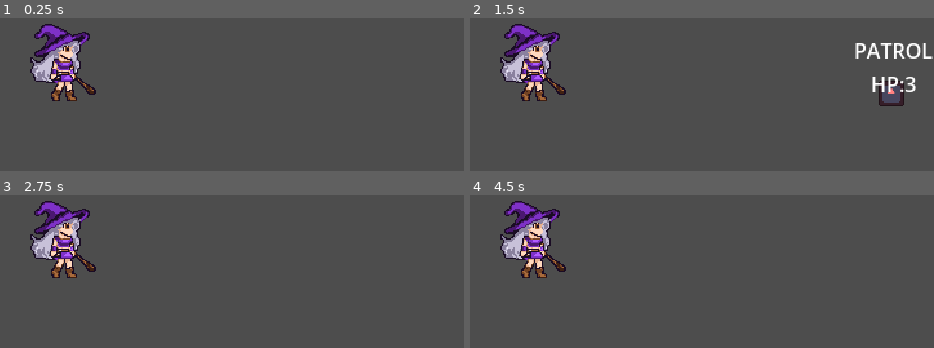
Above: before the commit, frames 1-4 (two rows, left to right).
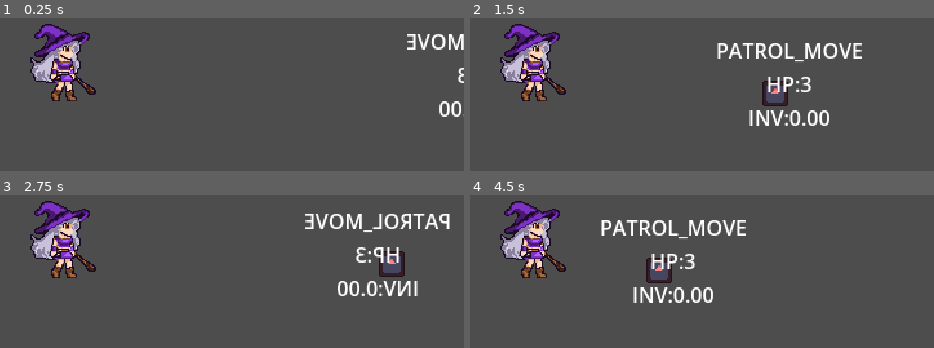
Above: after the commit, the same moments.

Repository: komura-athushi/The-Witch-s-Strange-Adventure
Game: Godot game, scene res://assets/levels/stages/SuwanEnemyTest.tscn
Two runs of this game, one before a commit and one after it. Both use one fixed random seed, a clock stepped at 60 frames per second and the inputs below. This scene is started directly instead of the project's main scene. The engine's default icon, where the game draws it, is replaced by a stand-in: a white triangle on a blue panel in a dark square.
Inputs (mouse positions are in pixels of both pictures, inside the frame that each line leads up to):
- Up to frame 1 (0.25 s): no input
- Up to frame 2 (1.5 s): move the mouse to (outside the picture) at 0.52 s; hold D (move_right) 0.53-1.25 s; click (outside the picture) at 0.67 s; tap Space (jump) at 0.77 s; drag from (outside the picture) to (534, 71) at 1.27 s
- Up to frame 3 (2.75 s): move the mouse to (outside the picture) at 2.02 s; hold A (move_left) from 2.03 s (still down)
- Up to frame 4 (4.5 s): release A (move_left) at 2.75 s; drag from (493, 260) to (outside the picture) at 2.77 s; move the mouse to (776, 237) at 3.52 s; hold D (move_right) 3.53-4.25 s; tap Space (jump) at 3.77 s; drag from (outside the picture) to (534, 248) at 4.27 s

The runs differ from the first frame. In frame 1, 1.1% of the frame differs, in the area x 87-100%, y 10-65%; in frame 2, 4.9%, in the area x 53-100%, y 16-71%; in frame 3, 3.2%; in frame 4, 3.4%.

Commit message:
Rework enemy AI to unified state machine spec with invincibility and fade

Diff:
--- a/assets/characters/enemies/BaseEnemy.gd
+++ b/assets/characters/enemies/BaseEnemy.gd
@@ -4,30 +4,107 @@
 signal died(enemy: BaseEnemy)
 signal damaged(amount: int, current_hp: int)
 
-@export var max_hp: int = 1
+@export var max_hp: int = 3
 @export var contact_damage: int = 1
-@export var move_speed: float = 40.0
+@export var move_speed: float = 30.0
 @export var gravity_scale: float = 1.0
-@export var facing_right: bool = true
+@export var facing_right: bool = false
+
+@export var patrol_move_time: float = 5.0
+@export var patrol_wait_time: float = 1.0
+@export var damage_invincible_time: float = 1.0
+
+@export var thrown_object_min_speed: float = 80.0
+@export var thrown_object_damage: int = 1
+
+@export var death_freeze_time: float = 2.0
+@export var fade_out_time: float = 0.6
+
+enum State {
+	PATROL_MOVE,
+	PATROL_WAIT,
+	DEAD,
+	FADING,
+}
 
 var hp: int
 var is_dead: bool = false
-var state_name: String = ""
+var state: State = State.PATROL_MOVE
+var state_timer: float = 0.0
+var invincible_timer: float = 0.0
 
 @onready var debug_label: Label = $DebugLabel
 
 func _ready() -> void:
 	hp = max_hp
 	update_facing(facing_right)
+	_change_state(State.PATROL_MOVE)
+
+func _physics_process(delta: float) -> void:
+	_update_invincibility(delta)
+
+	match state:
+		State.PATROL_MOVE:
+			_process_patrol_move(delta)
+		State.PATROL_WAIT:
+			_process_patrol_wait(delta)
+		State.DEAD:
+			_process_dead(delta)
+		State.FADING:
+			_process_fading(delta)
+
+	if state == State.PATROL_MOVE or state == State.PATROL_WAIT:
+		apply_gravity(delta)
+		move_and_slide()
+		_process_contact_interactions()
+
 	_update_debug_label()
 
-func _physics_process(delta: float) -> void:
-	if is_dead:
+func _process_patrol_move(delta: float) -> void:
+	state_timer -= delta
+	if is_on_wall():
+		_turn_around()
+	move_horizontal(1.0 if facing_right else -1.0, move_speed)
+	if state_timer <= 0.0:
+		_change_state(State.PATROL_WAIT)
+
+func _process_patrol_wait(delta: float) -> void:
+	state_timer -= delta
+	stop_horizontal()
+	if state_timer <= 0.0:
+		_turn_around()
+		_change_state(State.PATROL_MOVE)
+
+func _process_dead(delta: float) -> void:
+	state_timer -= delta
+	if state_timer <= 0.0:
+		_change_state(State.FADING)
+
+func _process_fading(delta: float) -> void:
+	if fade_out_time <= 0.0:
+		queue_free()
 		return
-	apply_gravity(delta)
-	move_and_slide()
-	deal_contact_damage_to_player()
-	_update_debug_label()
+	state_timer -= delta
+	var alpha := clamp(state_timer / fade_out_time, 0.0, 1.0)
+	modulate.a = alpha
+	if state_timer <= 0.0:
+		queue_free()
+
+func _change_state(next_state: State) -> void:
+	state = next_state
+	match state:
+		State.PATROL_MOVE:
+			state_timer = patrol_move_time
+			_set_state_name("PATROL_MOVE")
+		State.PATROL_WAIT:
+			state_timer = patrol_wait_time
+			_set_state_name("PATROL_WAIT")
+		State.DEAD:
+			state_timer = death_freeze_time
+			_set_state_name("DEAD")
+		State.FADING:
+			state_timer = fade_out_time
+			_set_state_name("FADING")
 
 func apply_gravity(delta: float) -> void:
 	if is_on_floor():
@@ -35,11 +112,9 @@
 	velocity.y += _get_gravity_value() * gravity_scale * delta
 
 func move_horizontal(direction: float, speed: float = move_speed) -> void:
-	if is_dead:
-		return
 	velocity.x = direction * speed
 	if absf(direction) > 0.01:
-		update_facing(direction > 0)
+		update_facing(direction > 0.0)
 
 func stop_horizontal() -> void:
 	velocity.x = 0.0
@@ -48,14 +123,13 @@
 	facing_right = should_face_right
 	scale.x = absf(scale.x) if facing_right else -absf(scale.x)
 
-func set_state_name(next_state_name: String) -> void:
-	state_name = next_state_name
-	_update_debug_label()
-
 func take_damage(amount: int) -> void:
 	if is_dead:
 		return
+	if invincible_timer > 0.0:
+		return
 	hp -= amount
+	invincible_timer = damage_invincible_time
 	damaged.emit(amount, hp)
 	if hp <= 0:
 		die()
@@ -64,32 +138,61 @@
 	if is_dead:
 		return
 	is_dead = true
-	set_state_name("DEAD")
-	set_physics_process(false)
-	hide()
+	velocity = Vector2.ZERO
+	set_physics_process(true)
+	_change_state(State.DEAD)
 	died.emit(self)
-	queue_free()
 
-func deal_contact_damage_to_player() -> void:
+func _process_contact_interactions() -> void:
 	for i in range(get_slide_collision_count()):
 		var collision := get_slide_collision(i)
 		var body := collision.get_collider() as Node
 		if body == null:
 			continue
+
 		if body.is_in_group("Player") and body.has_method("take_damage"):
 			body.take_damage(contact_damage)
 			continue
 
-		if body is PickupItem:
-			var item := body as PickupItem
-			if item.is_damaging_enemy():
-				take_damage(item.get_thrown_damage())
-				item.consume_enemy_hit()
+		if _is_moving_damage_object(body):
+			take_damage(thrown_object_damage)
+
+func _is_moving_damage_object(body: Node) -> bool:
+	if body.is_in_group("Player"):
+		return false
+	if body is BaseEnemy:
+		return false
+	var speed := _get_body_speed(body)
+	return speed >= thrown_object_min_speed
+
+func _get_body_speed(body: Node) -> float:
+	if body is CharacterBody2D:
+		return (body as CharacterBody2D).velocity.length()
+	if body is RigidBody2D:
+		return (body as RigidBody2D).linear_velocity.length()
+	if "velocity" in body:
+		var v = body.get("velocity")
+		if v is Vector2:
+			return v.length()
+	return 0.0
+
+func _turn_around() -> void:
+	update_facing(not facing_right)
+
+func _update_invincibility(delta: float) -> void:
+	if invincible_timer > 0.0:
+		invincible_timer = maxf(0.0, invincible_timer - delta)
 
 func _get_gravity_value() -> float:
 	return float(ProjectSettings.get_setting("physics/2d/default_gravity"))
 
+func _set_state_name(state_name: String) -> void:
+	if debug_label == null:
+		return
+	debug_label.text = "%s\nHP:%d\nINV:%.2f" % [state_name, hp, invincible_timer]
+
 func _update_debug_label() -> void:
 	if debug_label == null:
 		return
-	debug_label.text = "%s\nHP:%d" % [state_name, hp]
+	var first_line := debug_label.text.split("\n")[0] if debug_label.text != "" else "-"
+	debug_label.text = "%s\nHP:%d\nINV:%.2f" % [first_line, hp, invincible_timer]
--- a/assets/characters/enemies/suwan/SuwanEnemy.gd
+++ b/assets/characters/enemies/suwan/SuwanEnemy.gd
@@ -1,22 +1,6 @@
 class_name SuwanEnemy
 extends BaseEnemy
-
-@export var patrol_direction: float = 1.0
-@export var patrol_speed: float = 30.0
 
 func _ready() -> void:
 	max_hp = 3
 	super._ready()
-	set_state_name("PATROL")
-
-func _physics_process(delta: float) -> void:
-	if is_dead:
-		return
-	if is_on_wall():
-		patrol_direction *= -1.0
-	move_horizontal(patrol_direction, patrol_speed)
-	super._physics_process(delta)
-
-func die() -> void:
-	set_state_name("DEAD")
-	super.die()
--- a/assets/characters/player/Player.gd
+++ b/assets/characters/player/Player.gd
@@ -2,6 +2,12 @@
 extends CharacterBody2D
 
 @export var config: PlayerConfig
+
+@export var max_hp: int = 3
+@export var damage_invincible_time: float = 3.0
+
+var hp: int
+var damage_invincible_timer: float = 0.0
 
 
 @export_flags_2d_physics var click_mask: int = 1 << 3
@@ -13,12 +19,15 @@
 
 
 func _ready() -> void:
+	hp = max_hp
 	if config == null:
 		config = PlayerConfig.new()
 	interaction_detector.body_entered.connect(_on_detector_body_entered)
 	interaction_detector.body_exited.connect(_on_detector_body_exited)
 
 func _physics_process(delta: float) -> void:
+	if damage_invincible_timer > 0.0:
+		damage_invincible_timer = maxf(0.0, damage_invincible_timer - delta)
 
 	_apply_horizontal_movement()
 	_apply_vertical_movement(delta)
@@ -113,3 +122,10 @@
 
 func _on_detector_body_exited(body: Node) -> void:
 	nearby_interactables.erase(body)
+
+func take_damage(amount: int) -> void:
+	if damage_invincible_timer > 0.0:
+		return
+	hp -= amount
+	damage_invincible_timer = damage_invincible_time
+	print("Player damaged:", amount, " hp=", hp)
